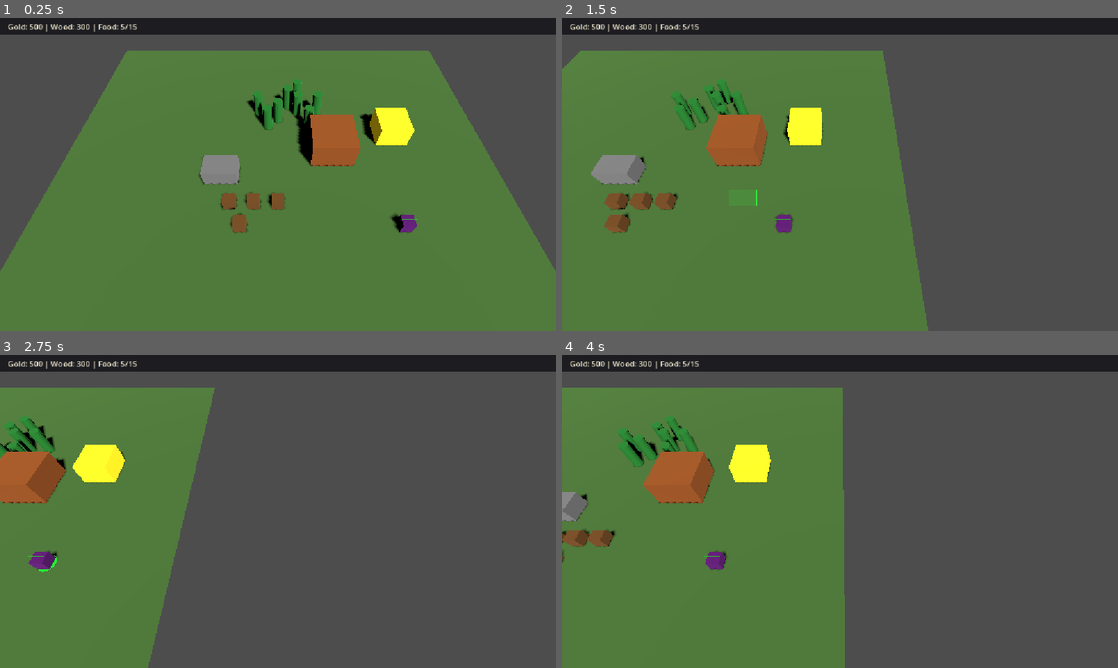
Above: before the commit, frames 1-4 (two rows, left to right).
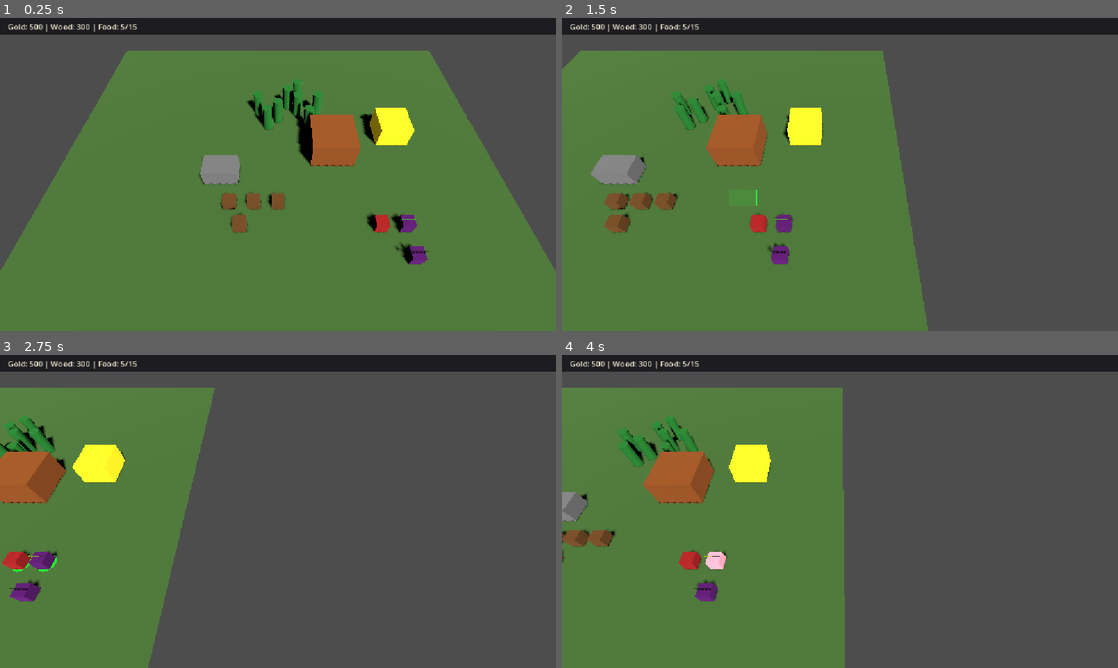
Above: after the commit, the same moments.

Repository: nplvkntx/endless-battle
Game: Godot game, scene res://scenes/main.tscn
Same seed, same stepped clock (60 frames per second), same inputs: the game is played once before the commit and once after it.
Inputs (mouse positions are in pixels of both pictures, inside the frame that each line leads up to):
- Up to frame 1 (0.25 s): no input
- Up to frame 2 (1.5 s): tap Enter at 0.5 s; move the mouse to (962, 158) at 0.52 s; hold Right (ui_right) 0.53-1.25 s; tap B at 0.6 s; click (962, 158) at 0.67 s; drag from (728, 190) to (812, 237) at 1.27 s
- Up to frame 3 (2.75 s): move the mouse to (333, 442) at 2.02 s; hold Right (ui_right) from 2.03 s (still down); tap B at 2.1 s
- Up to frame 4 (4 s): release Right (ui_right) at 2.75 s; drag from (812, 574) to (673, 464) at 2.77 s; move the mouse to (1006, 558) at 3.52 s; hold Left (ui_left) from 3.53 s (still down); tap B at 3.6 s

The runs differ from the first frame. In frame 1, 0.5% of the frame differs, in the area x 65-78%, y 62-79%; in frame 2, 0.4%; in frame 3, 0.5%; in frame 4, 0.6%, in the area x 21-30%, y 62-79%.

Commit message:
Add combat test units to main scene

Diff:
--- a/scenes/main.tscn
+++ b/scenes/main.tscn
@@ -13,6 +13,7 @@
 [ext_resource type="PackedScene" path="res://scenes/resources/tree.tscn" id="9_tree"]
 [ext_resource type="PackedScene" path="res://scenes/buildings/farm.tscn" id="10_farm"]
 [ext_resource type="PackedScene" path="res://scenes/units/enemy_dummy.tscn" id="14_enemy_dummy"]
+[ext_resource type="PackedScene" path="res://scenes/units/swordsman.tscn" id="15_swordsman"]
 
 [sub_resource type="StyleBoxFlat" id="StyleBoxFlat_resource_bar"]
 bg_color = Color(0.08, 0.08, 0.1, 0.85)
@@ -172,9 +173,15 @@
 [node name="GoldMine" parent="." instance=ExtResource("8_gold_mine")]
 transform = Transform3D(1, 0, 0, 0, 1, 0, 0, 0, 1, 11, 1, -5)
 
+[node name="Swordsman" parent="." instance=ExtResource("15_swordsman")]
+transform = Transform3D(1, 0, 0, 0, 1, 0, 0, 0, 1, 8, 0.5, 5)
+
 [node name="EnemyDummy" parent="." instance=ExtResource("14_enemy_dummy")]
 transform = Transform3D(1, 0, 0, 0, 1, 0, 0, 0, 1, 10, 0.5, 5)
 
+[node name="EnemyDummy2" parent="." instance=ExtResource("14_enemy_dummy")]
+transform = Transform3D(1, 0, 0, 0, 1, 0, 0, 0, 1, 10, 0.5, 7.5)
+
 [node name="Tree" parent="." instance=ExtResource("9_tree")]
 transform = Transform3D(1, 0, 0, 0, 1, 0, 0, 0, 1, 0, 1.25, -7)
 
--- a/scenes/units/swordsman.tscn
+++ b/scenes/units/swordsman.tscn
@@ -1,6 +1,7 @@
-[gd_scene format=3 uid="uid://c6j7ryh4ug3lh"]
+[gd_scene load_steps=7 format=3 uid="uid://c6j7ryh4ug3lh"]
 
 [ext_resource type="Script" path="res://scripts/units/swordsman.gd" id="1_swordsman"]
+[ext_resource type="Script" path="res://scripts/components/health_component.gd" id="2_health_component"]
 
 [sub_resource type="StandardMaterial3D" id="StandardMaterial3D_red"]
 albedo_color = Color(0.85, 0.15, 0.15, 1)
@@ -38,3 +39,7 @@
 
 [node name="CollisionShape3D" type="CollisionShape3D" parent="."]
 shape = SubResource("BoxShape3D_body")
+
+[node name="HealthComponent" type="Node" parent="."]
+script = ExtResource("2_health_component")
+max_health = 100
--- a/scripts/systems/selection_manager.gd
+++ b/scripts/systems/selection_manager.gd
@@ -220,6 +220,8 @@
 	selected_units = units.duplicate()
 	for unit: Unit in selected_units:
 		unit.set_selected(true)
+		if not unit.died.is_connected(_on_unit_died):
+			unit.died.connect(_on_unit_died)
 	selection_changed.emit(selected_units)
 
 
@@ -263,7 +265,21 @@
 func _clear_selection_without_signal() -> void:
 	for unit: Unit in selected_units:
 		unit.set_selected(false)
+		if unit.died.is_connected(_on_unit_died):
+			unit.died.disconnect(_on_unit_died)
 	selected_units.clear()
+
+
+func _on_unit_died(unit: Unit) -> void:
+	if not selected_units.has(unit):
+		return
+
+	if unit.died.is_connected(_on_unit_died):
+		unit.died.disconnect(_on_unit_died)
+
+	unit.set_selected(false)
+	selected_units.erase(unit)
+	selection_changed.emit(selected_units)
 
 
 func _arrays_match(current: Array[Unit], next: Array[Unit]) -> bool:
--- a/scripts/units/enemy_dummy.gd
+++ b/scripts/units/enemy_dummy.gd
@@ -2,6 +2,10 @@
 extends Unit
 
 ## Stationary enemy placeholder for future combat features.
+
+@export var attack_damage: int = 8
+@export var attack_range: float = 2.0
+@export var attack_cooldown: float = 1.2
 
 const HEALTH_BAR_WIDTH := 1.2
 const HEALTH_BAR_HUE_GREEN := 0.333333
@@ -16,6 +20,8 @@
 var _body_material: StandardMaterial3D
 var _body_base_color: Color
 var _hit_flash_tween: Tween
+var _attack_target: Swordsman = null
+var _attack_cooldown_timer: float = 0.0
 
 
 func _ready() -> void:
@@ -56,12 +62,15 @@
 	queue_free()
 
 
-func take_damage(amount: float) -> void:
+func take_damage(amount: float, attacker: Unit = null) -> void:
 	if _health_component.current_health <= 0:
 		return
 
 	_health_component.take_damage(int(amount))
 	_play_hit_feedback()
+
+	if attacker is Swordsman:
+		_set_attack_target(attacker as Swordsman)
 
 
 func _play_hit_feedback() -> void:
@@ -101,5 +110,53 @@
 	pass
 
 
-func _physics_process(_delta: float) -> void:
+func _physics_process(delta: float) -> void:
 	velocity = Vector3.ZERO
+
+	if _health_component.current_health <= 0:
+		return
+
+	_process_counter_attack(delta)
+
+
+func _set_attack_target(target: Swordsman) -> void:
+	if not _is_valid_attack_target(target):
+		return
+
+	_attack_target = target
+
+
+func _process_counter_attack(delta: float) -> void:
+	if _attack_target == null:
+		return
+
+	if not _is_valid_attack_target(_attack_target):
+		_attack_target = null
+		return
+
+	if not _is_in_attack_range(_attack_target):
+		return
+
+	_attack_cooldown_timer -= delta
+	if _attack_cooldown_timer > 0.0:
+		return
+
+	_attack_target.take_damage(float(attack_damage))
+	print(
+		"EnemyDummy dealt %d damage. Swordsman remaining health: %d"
+		% [attack_damage, _attack_target.get_current_health()]
+	)
+	_attack_cooldown_timer = attack_cooldown
+
+
+func _is_valid_attack_target(target: Swordsman) -> bool:
+	if not is_instance_valid(target):
+		return false
+
+	return target.get_current_health() > 0
+
+
+func _is_in_attack_range(target: Unit) -> bool:
+	var offset: Vector3 = global_position - target.global_position
+	offset.y = 0.0
+	return offset.length() <= attack_range
--- a/scripts/units/swordsman.gd
+++ b/scripts/units/swordsman.gd
@@ -7,9 +7,16 @@
 @export var attack_range: float = 2.0
 @export var attack_cooldown: float = 1.0
 
+@onready var _health_component: HealthComponent = $HealthComponent
+
 var _attack_target: EnemyDummy = null
 var _attack_cooldown_timer: float = 0.0
 var _has_chase_target: bool = false
+
+
+func _ready() -> void:
+	super._ready()
+	_health_component.health_depleted.connect(_on_health_depleted)
 
 
 func command_attack(target: EnemyDummy) -> void:
@@ -30,6 +37,9 @@
 
 
 func _physics_process(delta: float) -> void:
+	if _health_component.current_health <= 0:
+		return
+
 	if _attack_target == null and not has_move_target:
 		_try_auto_attack()
 
@@ -100,12 +110,32 @@
 		cancel_attack()
 		return
 
-	_attack_target.take_damage(float(attack_damage))
+	_attack_target.take_damage(float(attack_damage), self)
 	print(
 		"Swordsman dealt %d damage. Target remaining health: %d"
 		% [attack_damage, _attack_target.get_current_health()]
 	)
 	_attack_cooldown_timer = attack_cooldown
+
+
+func take_damage(amount: float) -> void:
+	if _health_component.current_health <= 0:
+		return
+
+	_health_component.take_damage(int(amount))
+
+
+func get_current_health() -> int:
+	return _health_component.current_health
+
+
+func _on_health_depleted() -> void:
+	cancel_attack()
+	has_move_target = false
+	velocity = Vector3.ZERO
+	die()
+	print("Swordsman died")
+	queue_free()
 
 
 func _begin_chase() -> void:
